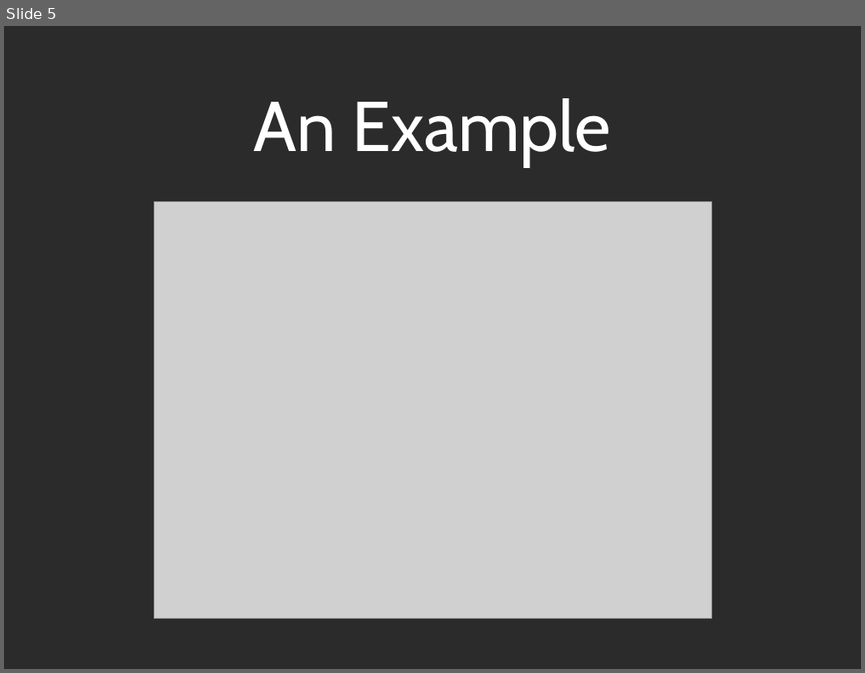
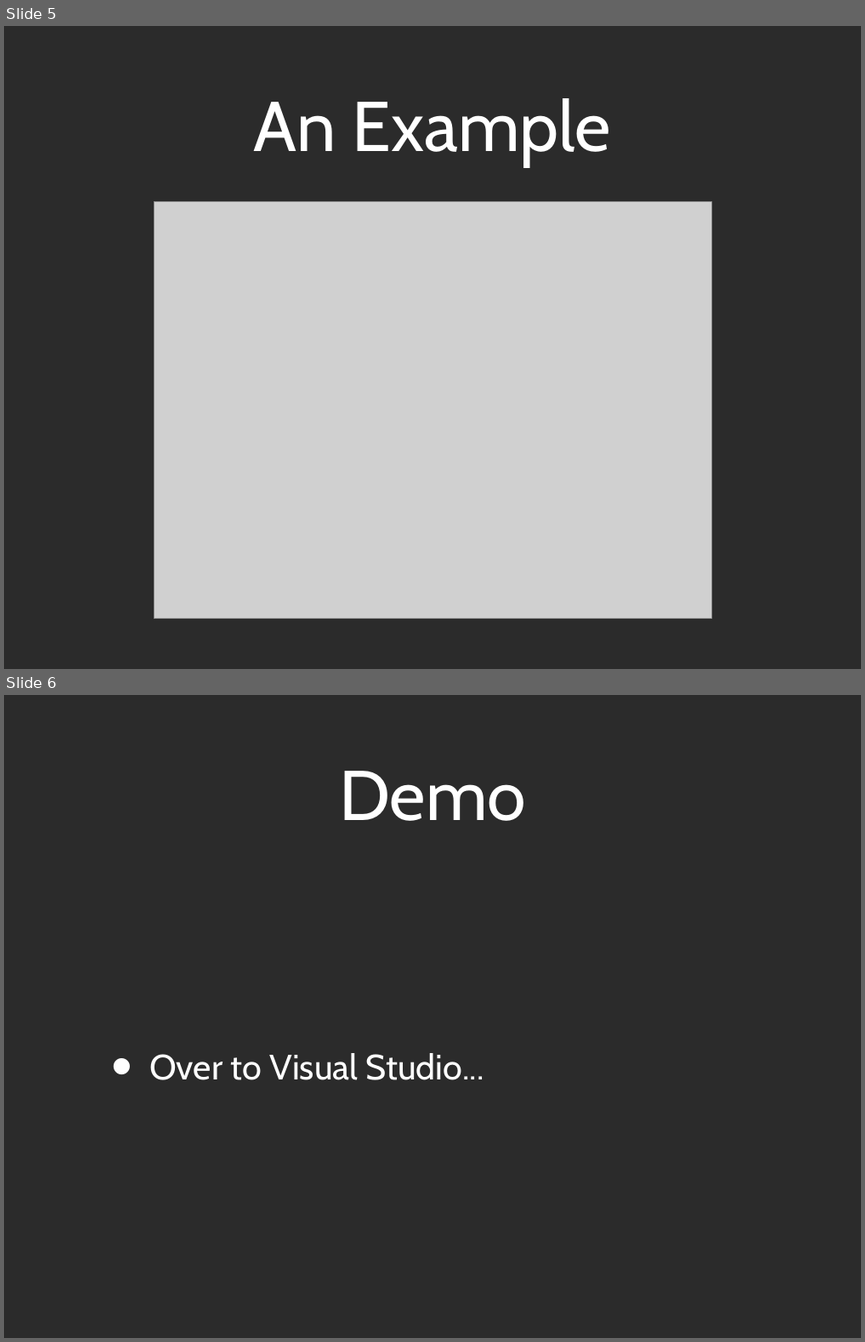
Before and after one commit to andypike/Talks, a slide deck: ORMBattle-Castle-ActiveRecord/ORMBattle-ActiveRecord.ppt. Shown one above the other, each under a label of ours: slide 5 before the commit, slides 5 and 6 after it. The pictures are 865x673 and 865x1342 pixels, drawn with LibreOffice and Linux fonts; fonts in the diff are those of the drawing; grey boxes stand for pictures; background and template pictures are left out; a plain dark background stands for a picture behind light text. Boxes give left, top, right and bottom in pixels: in the first picture for what was removed or moved away, otherwise in the second. Text is boxed around its words. In the diff, an @@ line names an element or a change of style, - is before the commit and + after.

```diff
--- a/ORMBattle-Castle-ActiveRecord/ORMBattle-ActiveRecord.ppt
+++ b/ORMBattle-Castle-ActiveRecord/ORMBattle-ActiveRecord.ppt
@@ slide 6 added at (4,695,861,1338), background picture (left out) @@
@@ title added at (339,771,526,821), 84 pt, text #FFFFFF @@
+Demo
@@ text added at (149,1053,484,1080), 42 pt, text #FFFFFF @@
+• Over to Visual Studio...
```
Also in this commit, not shown: 4 slides changed, 1 slide removed, 1 other file.
